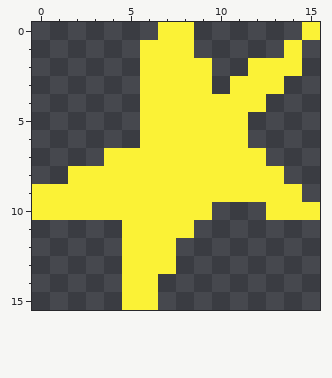
Two versions of one pixel-art file, Assets/Sprites/Starfish.aseprite. Above: the version before the commit.
16x16 pixels, 1 frame.
The same view after the edit:
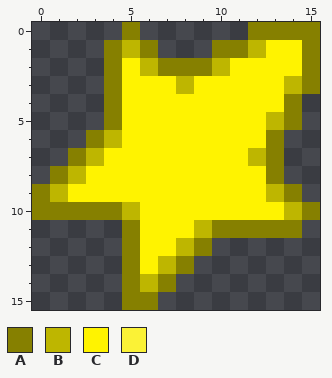
Palette (. is transparent): A #868000  B #beb600  C #fff300  D #fbf236
From old to new:
Changed rows in their new state; - is an unchanged pixel.
first column x 0:
 0 -----A-..---AAAA
 1 ----ABA..-AABCCA
 2 ----ACBAAABCCCCA
 3 ----ACCCBCCCCCBA
 4 ----ACCCCCCCCCA-
 5 ----ACCCCCCCCBA-
 6 ---ABCCCCCCCCA--
 7 --ABCCCCCCCCBA--
 8 -ABCCCCCCCCCCA--
 9 ABCCCCCCCCCCCBA-
10 AAAAABCCCCCCCCBA
11 -----ACCCBAAAAA-
12 -----ACCBA------
13 -----ACBA-------
14 -----ABA--------
15 -----AA---------
